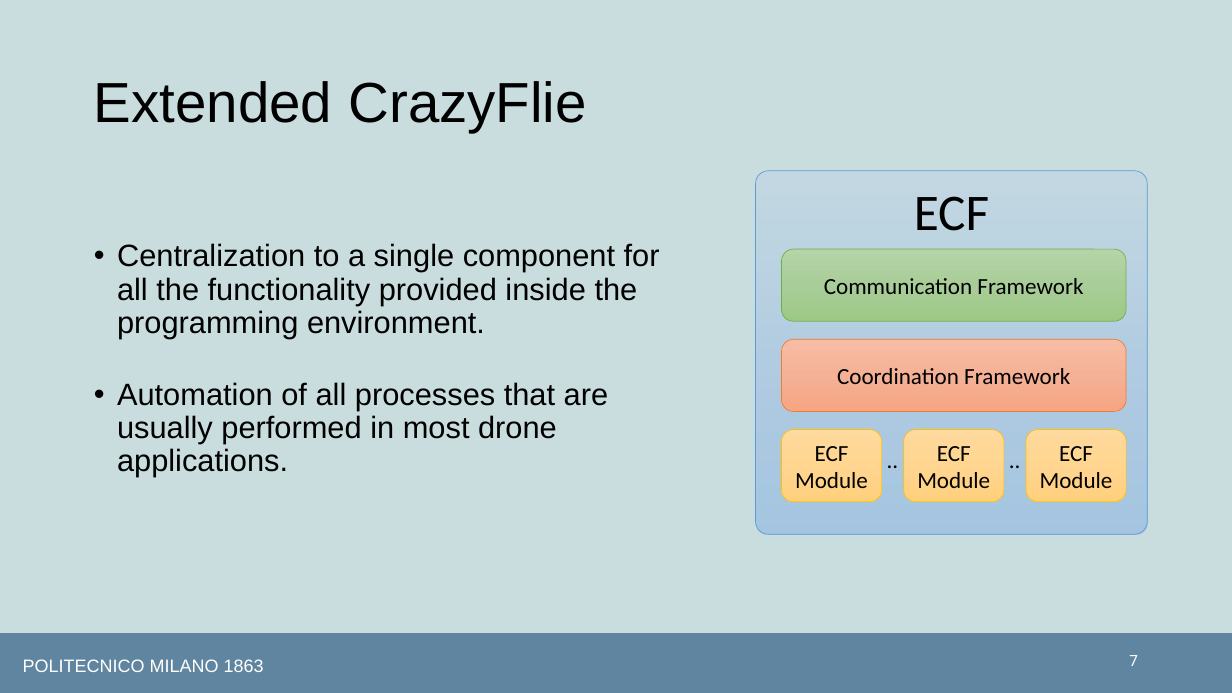
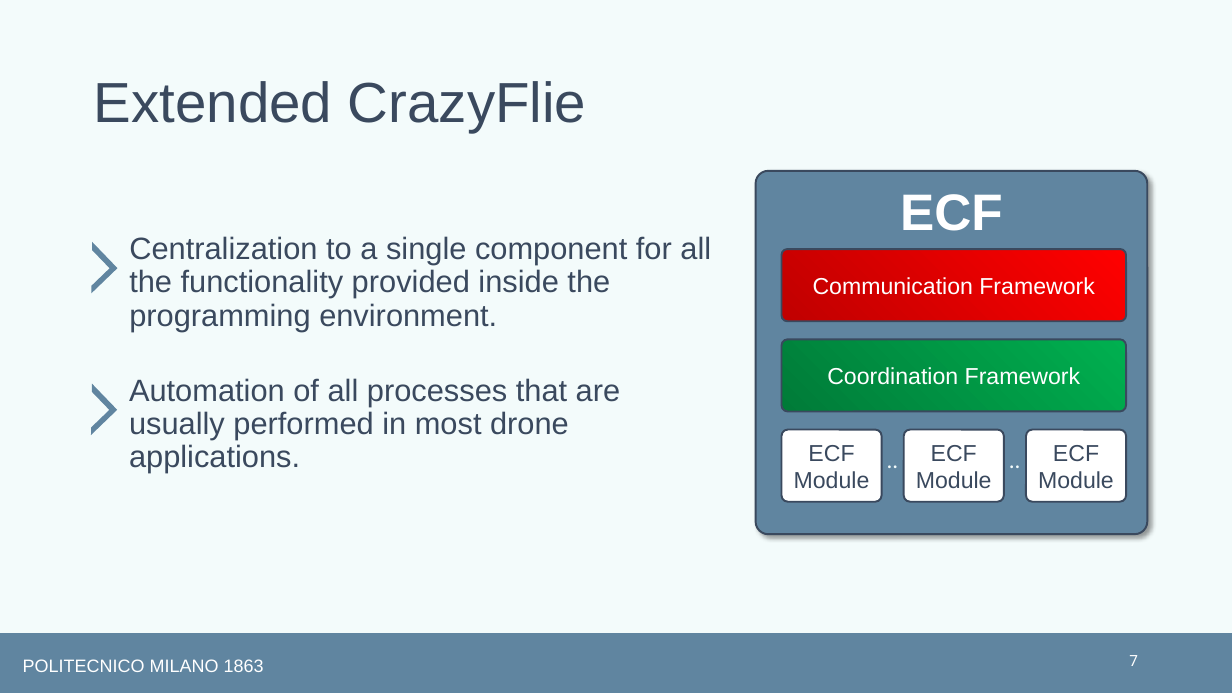
Before and after one commit to matplona/crazyflie-lib-python, a slide deck: slide 7 of Thesis/Presentation/thesis_presentation.pptx. Drawn at 1232x693 pixels with LibreOffice and Linux fonts; fonts in the diff are those of the drawing. Boxes give left, top, right and bottom in pixels: in the first picture for what was removed or moved away, otherwise in the second. Text is boxed around its words. In the diff, an @@ line names an element or a change of style, - is before the commit and + after.

```diff
--- a/Thesis/Presentation/thesis_presentation.pptx
+++ b/Thesis/Presentation/thesis_presentation.pptx
@@ background #C9DDDE to #F3FBFB @@
@@ title "Extended CrazyFlie" at [94, 81, 586, 132]: text colour #000000 to #3A495E @@
@@ rounded rectangle "ECF" at [756, 171, 1148, 534]: font Calibri to Arial, text colour #000000 to #FFFFFF, bold on; fill gradient #B6CDEA to #A3C1E5 to #93B9E4 to #6085A0; outline #5B9BD5 0.5 pt to #3A495E 1.5 pt; shadow on @@
@@ text added at [129, 236, 711, 331], 24 pt, text #3A495E @@
+Centralization to a single component for all the functionality provided inside the programming environment.
@@ half frame added at [66, 242, 117, 293], fill #6085A0 @@
@@ text removed at [117, 243, 660, 477] @@
-• Centralization to a single component for all the functionality provided inside the programming environment.
-• Automation of all processes that are usually performed in most drone applications.
@@ rounded rectangle "Communication Framework" at [782, 250, 1127, 322]: font Calibri to Arial, text colour #000000 to #FFFFFF; fill gradient #B5D5A7 to #AACE9A to #9CC987 to gradient #C00000 to #FF0000; outline #70AD47 0.5 pt to #3A495E 1.5 pt; proportions changed @@
@@ rounded rectangle "Coordination Framework" at [782, 339, 1127, 411]: font Calibri to Arial, text colour #000000 to #FFFFFF; fill gradient #F7BDA5 to #F5B196 to #F8A582 to gradient #007B38 to #00B050; outline #ED7D31 0.5 pt to #3A495E 1.5 pt; proportions changed @@
@@ half frame added at [66, 383, 117, 434], fill #6085A0 @@
@@ text added at [129, 378, 621, 473], 24 pt, text #3A495E @@
+Automation of all processes that are usually performed in most drone applications.
@@ text ".." at [878, 441, 909, 478]: text colour #000000 to #F3FBFB @@
@@ text ".." at [1000, 441, 1031, 478]: text colour #000000 to #F3FBFB @@
@@ font Calibri to Arial, text colour #000000 to #3A495E; fill gradient #FFDB9E to #FFD590 to #FFD07C to #FFFFFF; outline #FFC000 0.5 pt to #3A495E 1.5 pt; proportions changed in 3 elements at [782, 430, 882, 502], [904, 430, 1004, 502], [1026, 430, 1126, 502] @@
```
Also in this commit, not shown: 10 other slides changed, 6 slides added, 3 slides removed, 7 other files.
